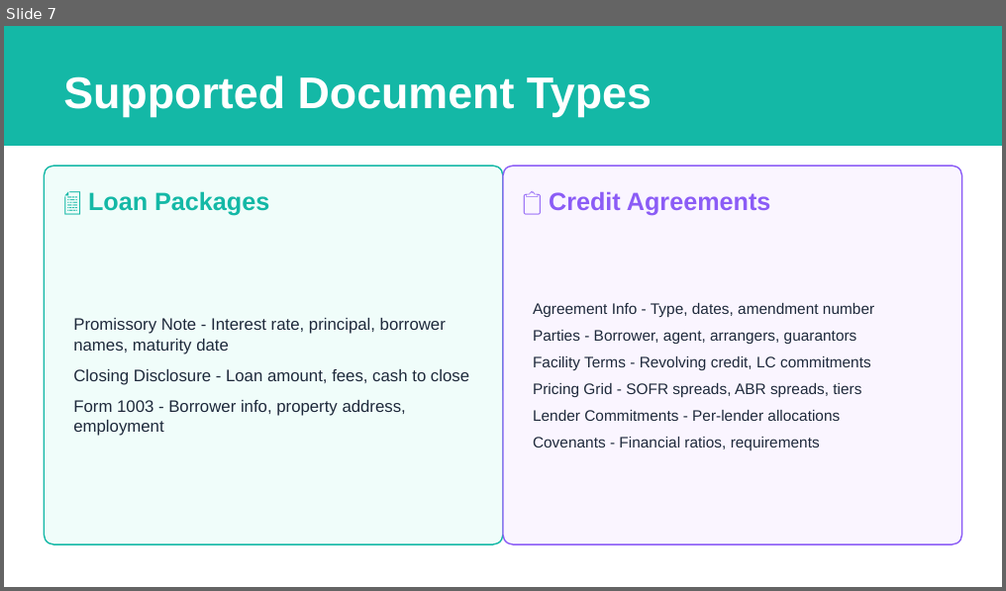
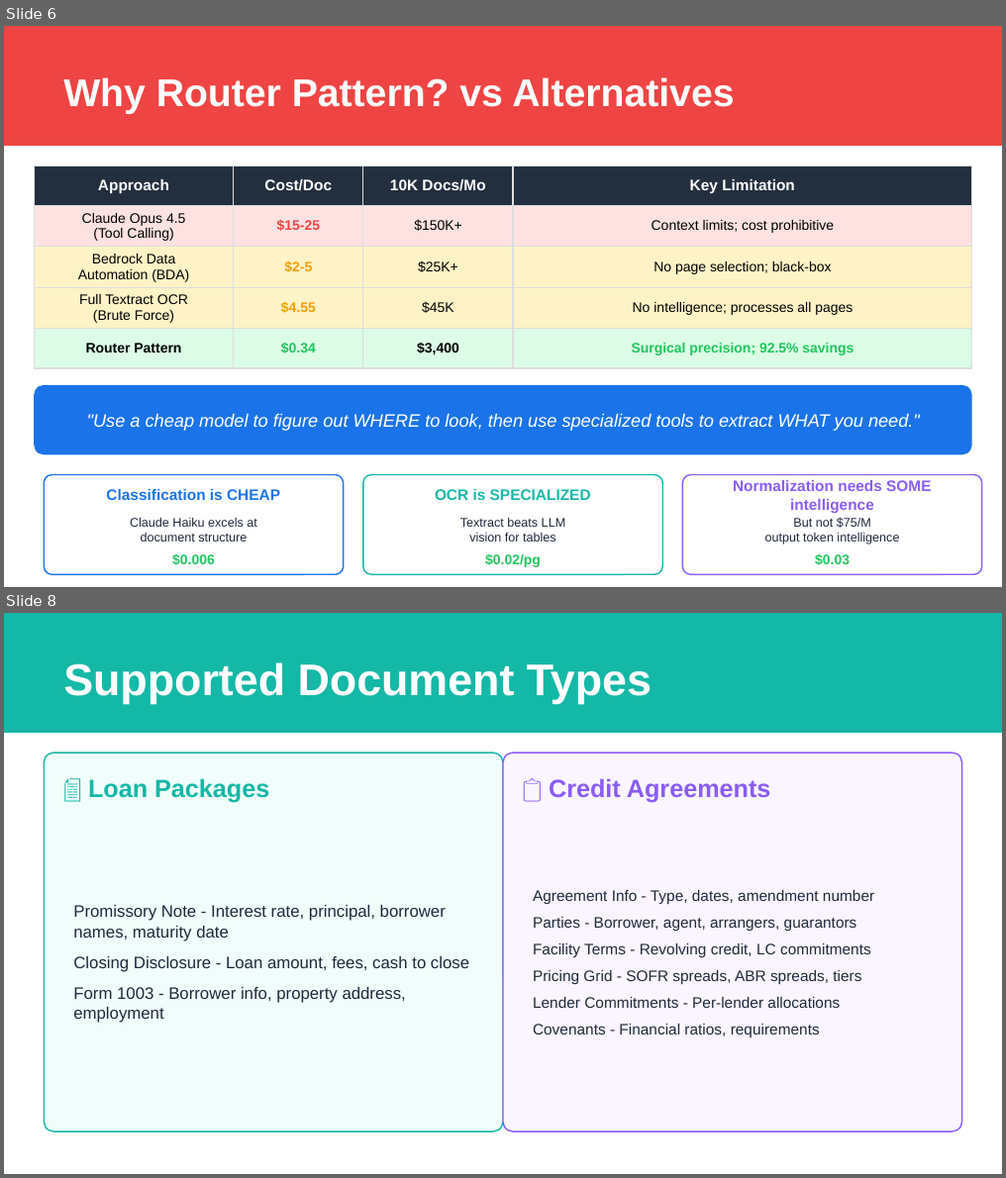
Before and after one commit to vibhupb/financial-documents-processing, a slide deck: docs/Financial-Documents-Processing-Router-Pattern.pptx. Shown one above the other, each under a label of ours: slide 7 before the commit, slides 6 and 8 after it; the slides between them are not shown. The pictures are 1006x591 and 1006x1178 pixels, drawn with LibreOffice and Linux fonts; fonts in the diff are those of the drawing. Boxes give left, top, right and bottom in pixels: in the first picture for what was removed or moved away, otherwise in the second. Text is boxed around its words. In the diff, an @@ line names an element or a change of style, - is before the commit and + after.

```diff
--- a/docs/Financial-Documents-Processing-Router-Pattern.pptx
+++ b/docs/Financial-Documents-Processing-Router-Pattern.pptx
@@ slide 6 added at bbox=[4, 26, 1002, 587], background #FFFFFF @@
@@ rectangle added at bbox=[4, 26, 1002, 146], fill #EF4444 @@
@@ text added at bbox=[63, 77, 734, 114], 28 pt, text #FFFFFF, bold @@
+Why Router Pattern? vs Alternatives
@@ table added at bbox=[34, 166, 972, 366], 5 rows, 4 columns @@
+Approach | Cost/Doc | 10K Docs/Mo | Key Limitation
+Claude Opus 4.5 / (Tool Calling) | $15-25 | $150K+ | Context limits; cost prohibitive
+Bedrock Data / Automation (BDA) | $2-5 | $25K+ | No page selection; black-box
+Full Textract OCR / (Brute Force) | $4.55 | $45K | No intelligence; processes all pages
+Router Pattern | $0.34 | $3,400 | Surgical precision; 92.5% savings
@@ rounded rectangle added at bbox=[34, 385, 972, 455], fill #1A73E8 @@
@@ text added at bbox=[87, 413, 920, 431], 13 pt, text #FFFFFF, italic @@
+"Use a cheap model to figure out WHERE to look, then use specialized tools to extract WHAT you need."
@@ rounded rectangle added at bbox=[44, 475, 344, 574], fill #FFFFFF, outline #1A73E8 1 pt @@
@@ text added at bbox=[106, 489, 280, 500], 11 pt, text #1A73E8, bold @@
+Classification is CHEAP
@@ rounded rectangle added at bbox=[363, 475, 662, 574], fill #FFFFFF, outline #14B8A6 1 pt @@
@@ text added at bbox=[435, 489, 591, 500], 11 pt, text #14B8A6, bold @@
+OCR is SPECIALIZED
@@ rounded rectangle added at bbox=[682, 475, 982, 574], fill #FFFFFF, outline #8B5CF6 1 pt @@
@@ text added at bbox=[733, 480, 931, 513], 11 pt, text #8B5CF6, bold @@
+Normalization needs SOME intelligence
@@ text added at bbox=[130, 518, 257, 542], 9 pt, text #1E293B @@
+Claude Haiku excels at
+document structure
@@ text added at bbox=[460, 518, 566, 542], 9 pt, text #1E293B @@
+Textract beats LLM
+vision for tables
@@ text added at bbox=[765, 517, 899, 545], 9 pt, text #1E293B @@
+But not $75/M
+output token intelligence
@@ text added at bbox=[172, 555, 215, 566], 10 pt, text #22C55E, bold @@
+$0.006
@@ text added at bbox=[485, 555, 541, 568], 10 pt, text #22C55E, bold @@
+$0.02/pg
@@ text added at bbox=[815, 555, 849, 566], 10 pt, text #22C55E, bold @@
+$0.03
@@ what was slide 7 is now slide 8 @@
```
Also in this commit, not shown: 1 slide changed, 3 other files.
